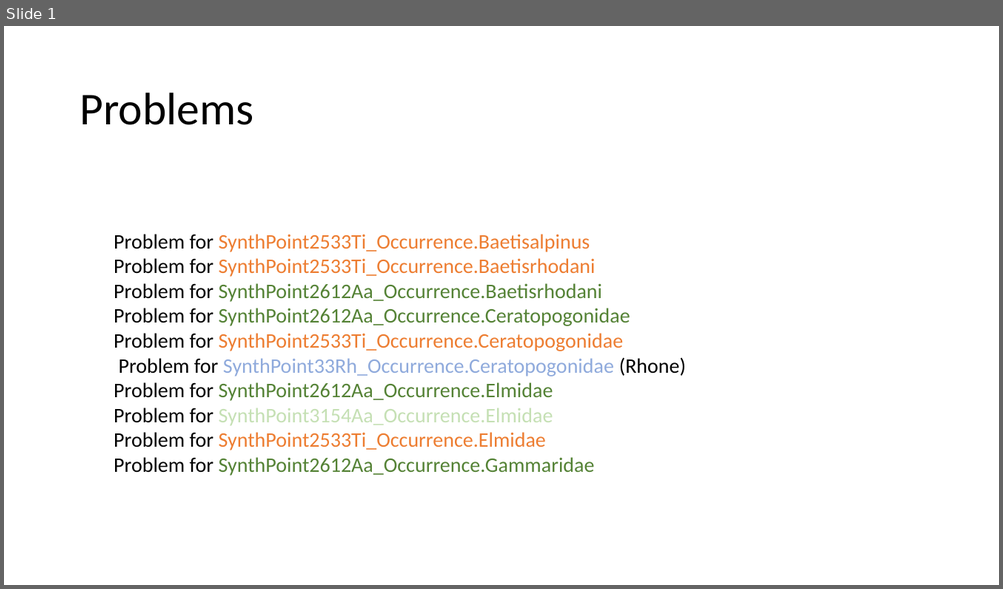
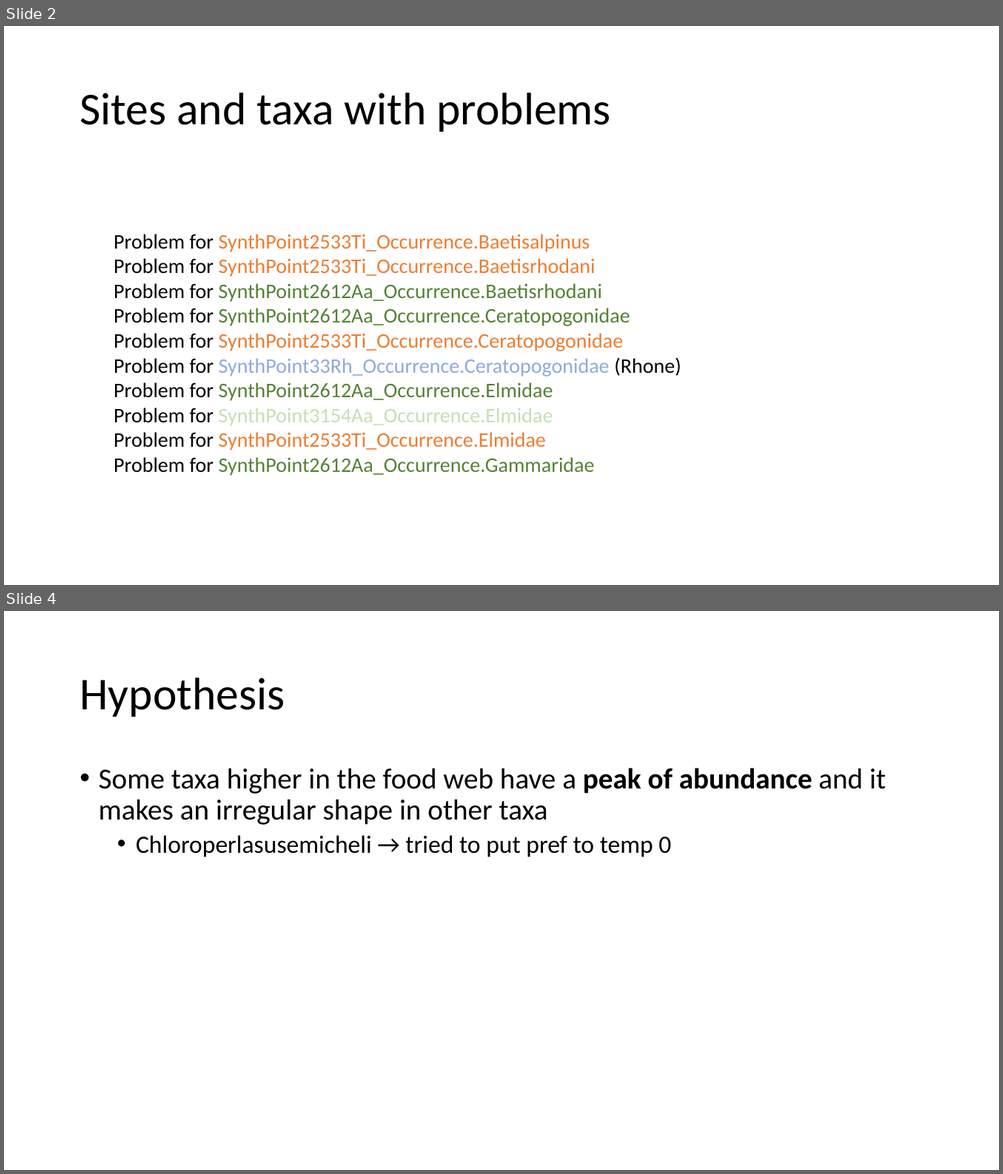
Before and after one commit to emmachollet/ArtificialData_Streambugs_SDMs, a slide deck: C1_documentation/problems_ice.pptx. Shown one above the other, each under a label of ours: slide 1 before the commit, slides 2 and 4 after it; the slides between them are not shown. The pictures are 1003x589 and 1003x1174 pixels, drawn with LibreOffice and Linux fonts; fonts in the diff are those of the drawing. Boxes give left, top, right and bottom in pixels: in the first picture for what was removed or moved away, otherwise in the second. Text is boxed around its words. In the diff, an @@ line names an element or a change of style, - is before the commit and + after.

```diff
--- a/C1_documentation/problems_ice.pptx
+++ b/C1_documentation/problems_ice.pptx
@@ slide 4 added at (x1=4, y1=611, x2=999, y2=1170), background #FFFFFF @@
@@ title added at (x1=79, y1=678, x2=284, y2=717), 44 pt, text #000000 @@
+Hypothesis
@@ text added at (x1=99, y1=768, x2=885, y2=857), 28 pt, text #000000 @@
+• Some taxa higher in the food web have a peak of abundance and it makes an irregular shape in other taxa
+  • Chloroperlasusemicheli → tried to put pref to temp 0
@@ what was slide 1 is now slide 2 @@
@@ slide 2 changed as well @@
@@ title at (x1=79, y1=93, x2=611, y2=132): text changed @@
-Problems
+Sites and taxa with problems
@@ text "Problem for SynthPoint2533Ti_Occurrence.Baetisalpinus" rewrapped from (x1=114, y1=234, x2=686, y2=476) to (x1=114, y1=234, x2=680, y2=476) @@
```
Also in this commit, not shown: 3 other slides added, 8 other files.
